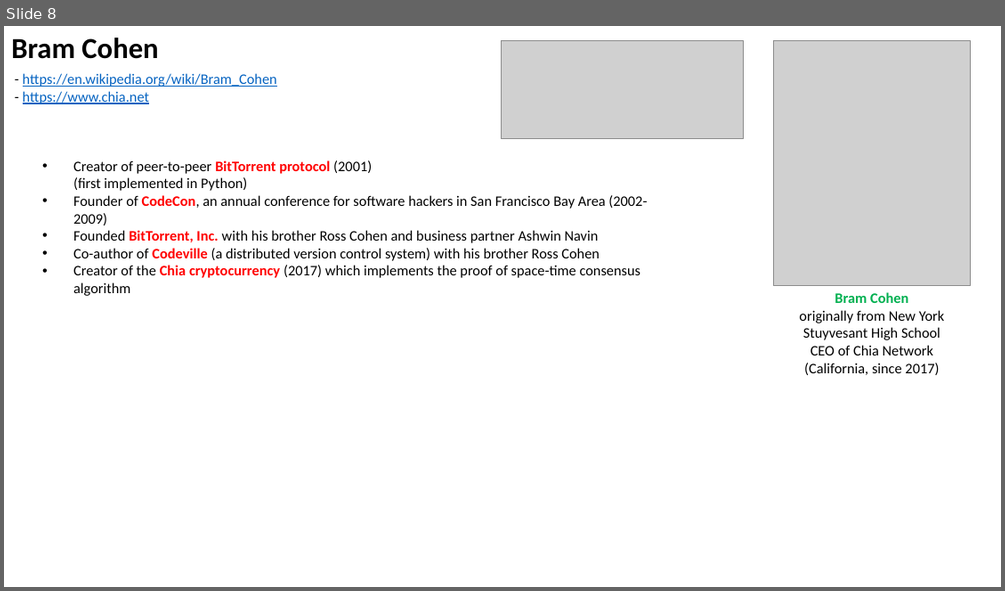
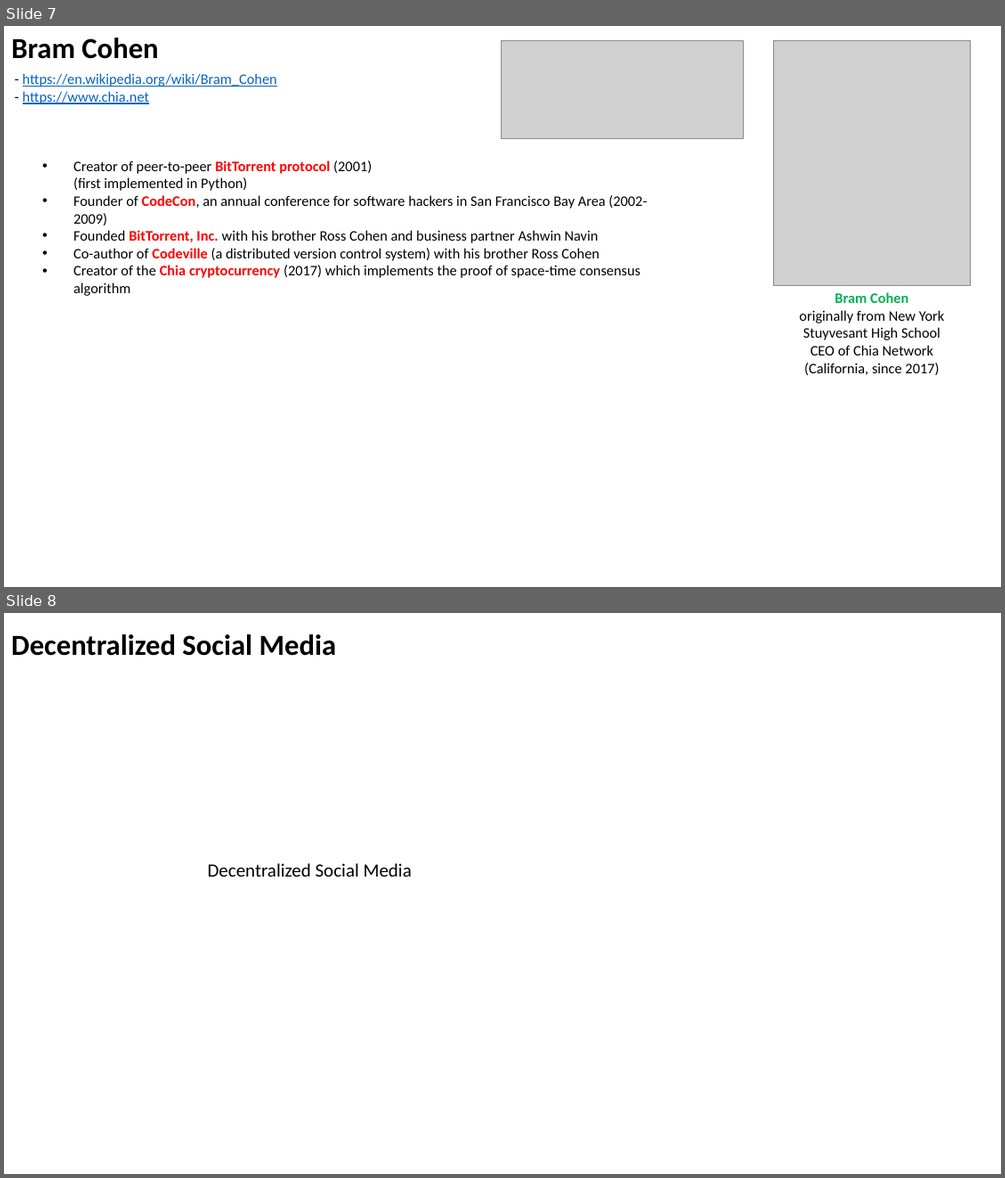
Before and after one commit to lselector/crypto, a slide deck: crypto_10_misc.pptx. Shown one above the other, each under a label of ours: slide 8 before the commit, slides 7 and 8 after it. The pictures are 1005x591 and 1005x1178 pixels, drawn with LibreOffice and Linux fonts; fonts in the diff are those of the drawing; grey boxes stand for pictures. Boxes give left, top, right and bottom in pixels: in the first picture for what was removed or moved away, otherwise in the second. Text is boxed around its words. In the diff, an @@ line names an element or a change of style, - is before the commit and + after.

```diff
--- a/crypto_10_misc.pptx
+++ b/crypto_10_misc.pptx
@@ slide 8 added at [4,613,1001,1174], background #FFFFFF @@
@@ text added at [11,634,337,656], 28 pt, text #000000, bold @@
+Decentralized Social Media
@@ text added at [208,863,412,876], 18 pt, text #000000 @@
+Decentralized Social Media
@@ what was slide 8 is now slide 7 @@
```
Also in this commit, not shown: 1 slide removed, 2 other files.
